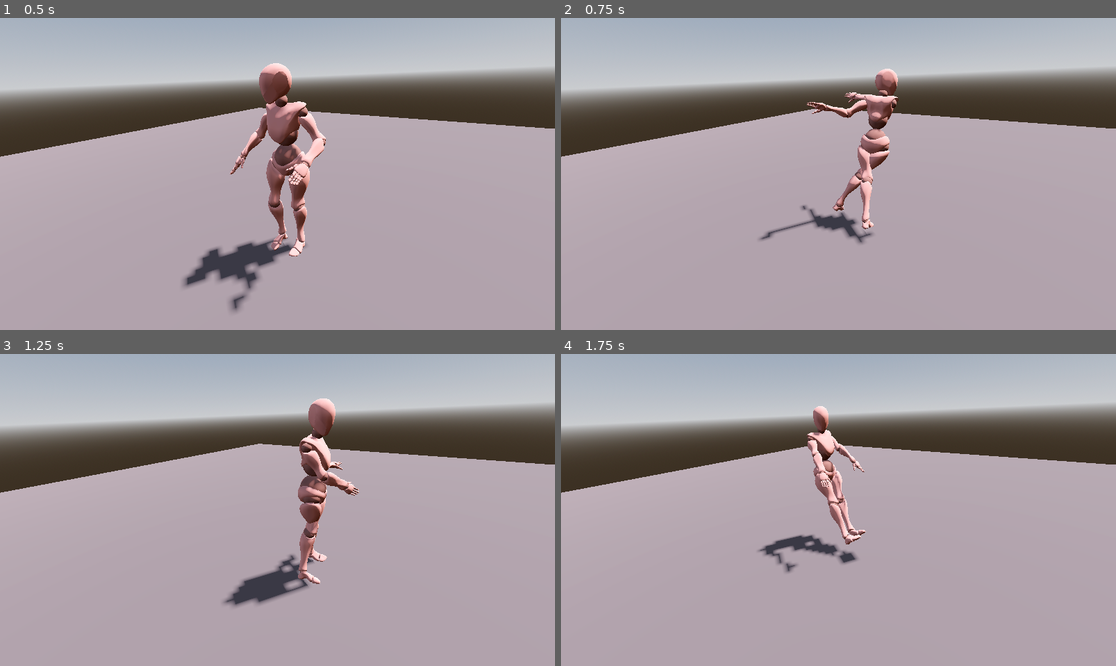
Above: before the commit, frames 1-4 (two rows, left to right).
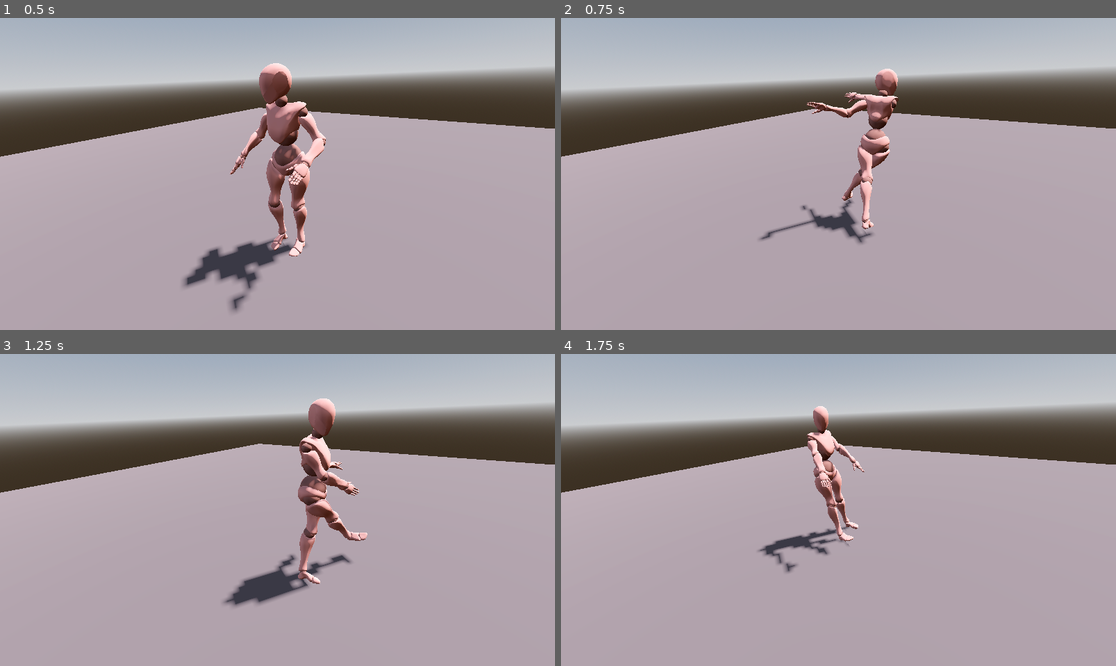
Above: after the commit, the same moments.

Repository: gamecolab-personal-projects/godot-testings
Game: Godot game, scene res://scenes/ik_test.tscn
Two runs of this game, one before a commit and one after it. Both use one fixed random seed, a clock stepped at 60 frames per second and the inputs below.
Inputs (mouse positions are in pixels of both pictures, inside the frame that each line leads up to):
- Up to frame 1 (0.5 s): no input
- Up to frame 2 (0.75 s): tap Enter at 0.5 s; move the mouse to (960, 158) at 0.52 s; hold D from 0.53 s (still down); tap Shift at 0.6 s; click (960, 158) at 0.67 s
- Up to frame 3 (1.25 s): keep holding D
- Up to frame 4 (1.75 s): move the mouse to (727, 525) at 1.27 s; release D at 1.28 s; hold S from 1.28 s (still down); tap Shift at 1.35 s

Frame 1 is identical in both runs. In frame 2, 0.3% of the frame differs, in the area x 48-60%, y 40-66%; in frame 3, 0.9%; in frame 4, 1.1%, in the area x 41-55%, y 36-68%.

Commit message:
Walk cycle legs fixed

Diff:
--- a/scenes/x_bot.gd
+++ b/scenes/x_bot.gd
@@ -117,8 +117,9 @@
 	var centro_base = global_position - (dir * 0.3)
 	centro_base.y = 0
 
-	# Zancada muy adelantada
-	var offset_paso = dir * 0.55
+	# Zancada MASIVA para compensar la alta velocidad del bot (4m/s)
+	# El cuerpo recorre 0.7m mientras el pie vuela, así que lanzamos el pie a 1.1m
+	var offset_paso = dir * 1.1
 
 	var ideal_der = centro_base + (transform.basis * Vector3(-0.18, 0, 0)) + offset_paso
 	var ideal_izq = centro_base + (transform.basis * Vector3(0.18, 0, 0)) + offset_paso
@@ -126,18 +127,20 @@
 	var d_der = t_pierna_der.global_position.distance_to(ideal_der)
 	var d_izq = t_pierna_izq.global_position.distance_to(ideal_izq)
 
-	# Umbral de activación (si el pie se queda atrás 0.4m, salta adelante 0.5m)
-	if d_der > 0.4 and d_der >= d_izq:
+	# Umbral muy agresivo
+	if d_der > 0.3 and d_der >= d_izq:
 		animar_paso(t_pierna_der, ideal_der)
-	elif d_izq > 0.4:
+	elif d_izq > 0.3:
 		animar_paso(t_pierna_izq, ideal_izq)
 
 func animar_paso(target, destino):
 	pie_dando_paso = true
 	var tween = create_tween()
 	var medio = target.global_position.lerp(destino, 0.5) + Vector3(0, 0.15, 0)
-	tween.tween_property(target, "global_position", medio, 0.1).set_trans(Tween.TRANS_SINE)
-	tween.chain().tween_property(target, "global_position", destino, 0.08).set_trans(Tween.TRANS_SINE)
+
+	# Paso ultra-rápido para que el cuerpo no adelante al pie
+	tween.tween_property(target, "global_position", medio, 0.08).set_trans(Tween.TRANS_SINE)
+	tween.chain().tween_property(target, "global_position", destino, 0.05).set_trans(Tween.TRANS_SINE)
 	tween.finished.connect(func(): pie_dando_paso = false)
 
 func _input(event):
